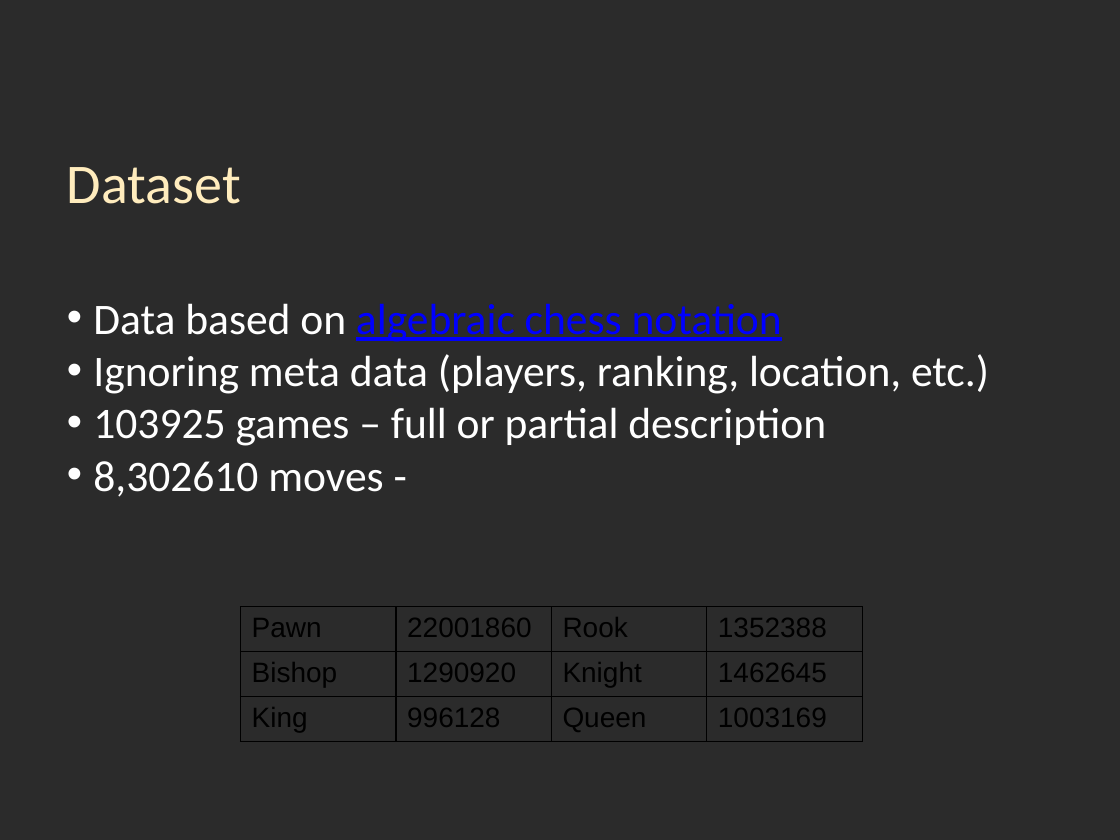
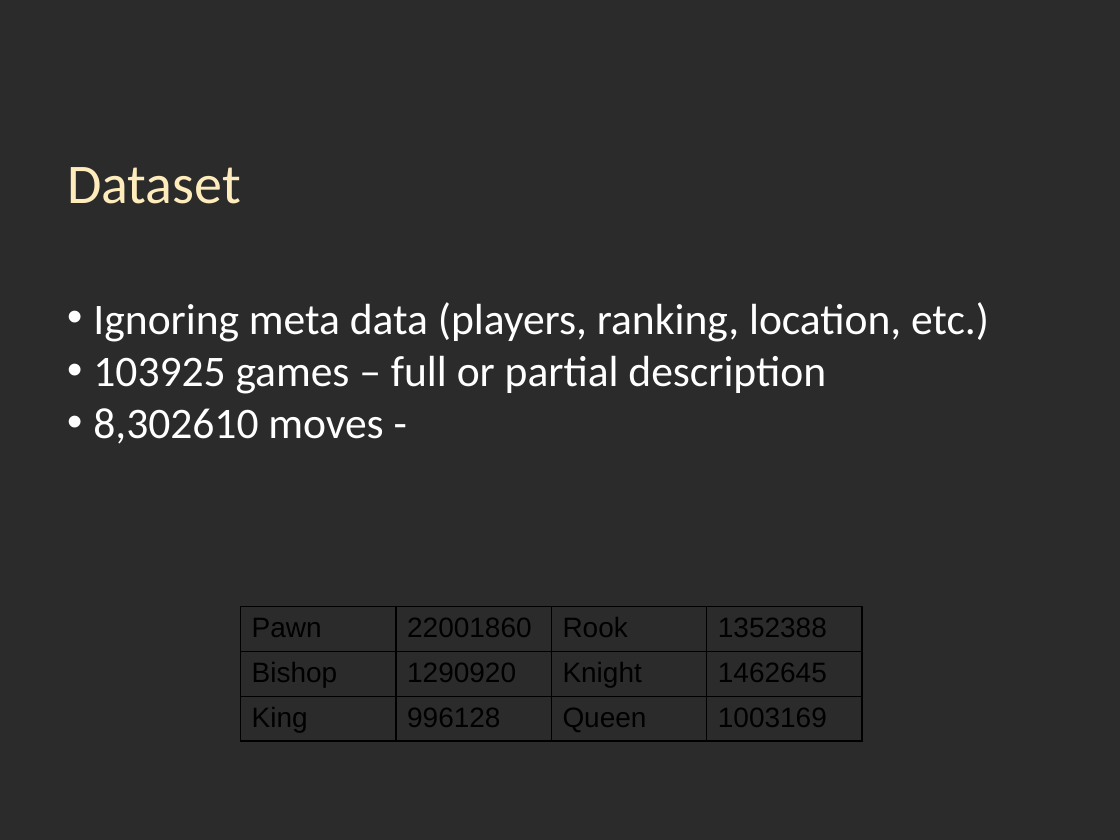
Before and after one commit to nivm/learningchess, a slide deck: slide 6 of presentation/chess_presentation.pptx (slide 5 before the commit). Drawn at 1120x840 pixels with LibreOffice and Linux fonts; fonts in the diff are those of the drawing; background and template pictures are left out; a plain dark background stands for a picture behind light text. Boxes give left, top, right and bottom in pixels: in the first picture for what was removed or moved away, otherwise in the second. Text is boxed around its words. In the diff, an @@ line names an element or a change of style, - is before the commit and + after.

```diff
--- a/presentation/chess_presentation.pptx
+++ b/presentation/chess_presentation.pptx
@@ text at (93,303,782,342): paragraph removed @@
-• Data based on algebraic chess notation
```
Also in this commit, not shown: 10 other slides changed, 11 slides added, 4 slides removed.
